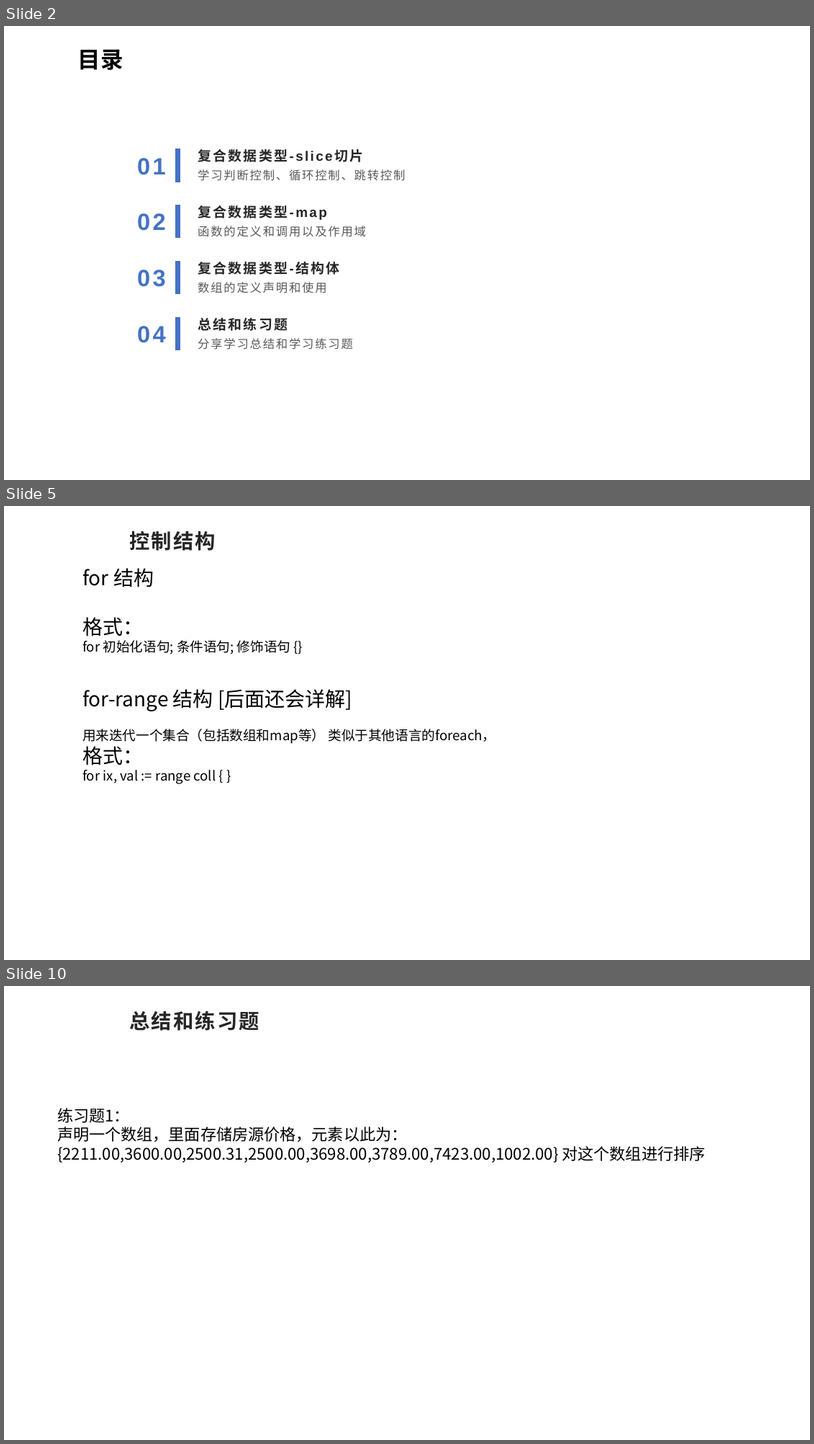
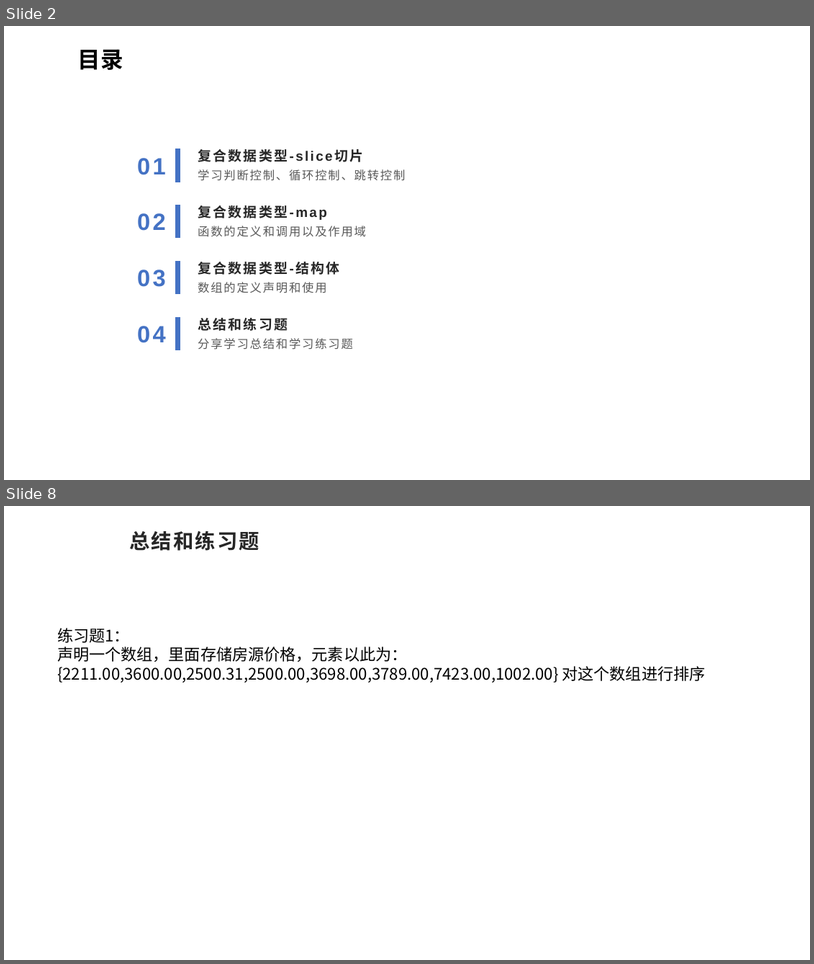
Before and after one commit to sqc157400661/better_study_for_golang, a slide deck: 04/go基础知识.pptx. Shown one above the other, each under a label of ours: slides 2, 5 and 10 before the commit, slides 2 and 8 after it; the slides between them are not shown. The pictures are 814x1444 and 814x964 pixels, drawn with LibreOffice and Linux fonts; fonts in the diff are those of the drawing; background and template pictures are left out. Boxes give left, top, right and bottom in pixels: in the first picture for what was removed or moved away, otherwise in the second. Text is boxed around its words. In the diff, an @@ line names an element or a change of style, - is before the commit and + after.

Commit message:
map知识和部分结构体相关知识

```diff
--- a/04/go基础知识.pptx
+++ b/04/go基础知识.pptx
@@ slide 5 removed at [4, 506, 810, 960], background picture (left out) @@
@@ title removed at [129, 531, 216, 551] @@
-控制结构
@@ text removed at [82, 568, 496, 784] @@
-for 结构
-格式：
-for 初始化语句; 条件语句; 修饰语句 {}
-for-range 结构 [后面还会详解]
-用来迭代一个集合（包括数组和map等） 类似于其他语言的foreach，
-格式：
-for ix, val := range coll { }
@@ what was slide 10 is now slide 8 @@
```
Also in this commit, not shown: 1 slide changed, 4 slides added, 5 other slides removed, 7 other files.
